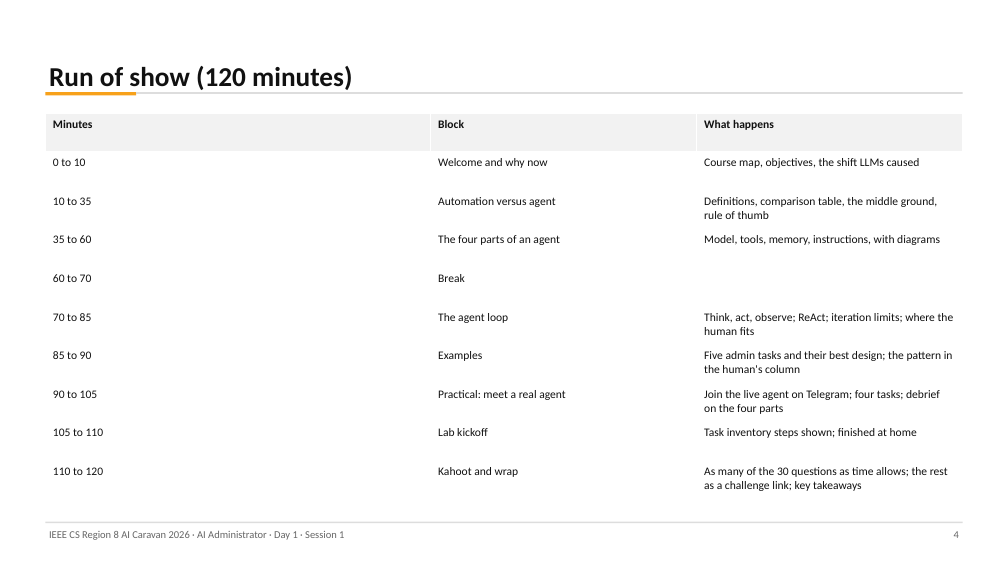
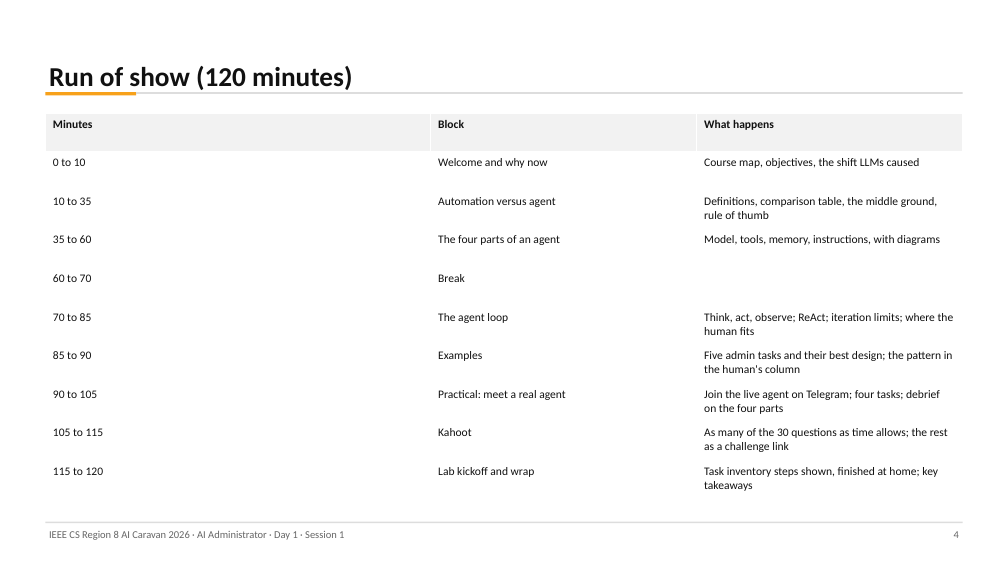
Before and after one commit to abedbanna/snippet-vault, a slide deck: slide 4 of instructor/ai-administrator/out/day1/Day1_S1_Foundations.pptx. Drawn at 1008x567 pixels with LibreOffice and Linux fonts; fonts in the diff are those of the drawing. Boxes give left, top, right and bottom in pixels: in the first picture for what was removed or moved away, otherwise in the second. Text is boxed around its words. In the diff, an @@ line names an element or a change of style, - is before the commit and + after.

Commit message:
Day 1: live Hermes bot QR, Kahoot before lab with logo, practical video (MP4 + GIF), deployment record

```diff
--- a/instructor/ai-administrator/out/day1/Day1_S1_Foundations.pptx
+++ b/instructor/ai-administrator/out/day1/Day1_S1_Foundations.pptx
@@ table at (45, 113, 963, 499) @@
-row 9: 105 to 110 | Lab kickoff | Task inventory steps shown; finished at home
+row 9: 105 to 115 | Kahoot | As many of the 30 questions as time allows; the rest as a challenge link
-row 10: 110 to 120 | Kahoot and wrap | As many of the 30 questions as time allows; the rest as a challenge link; key takeaways
+row 10: 115 to 120 | Lab kickoff and wrap | Task inventory steps shown, finished at home; key takeaways
```
Also in this commit, not shown: 8 other slides changed, 10 other files.
